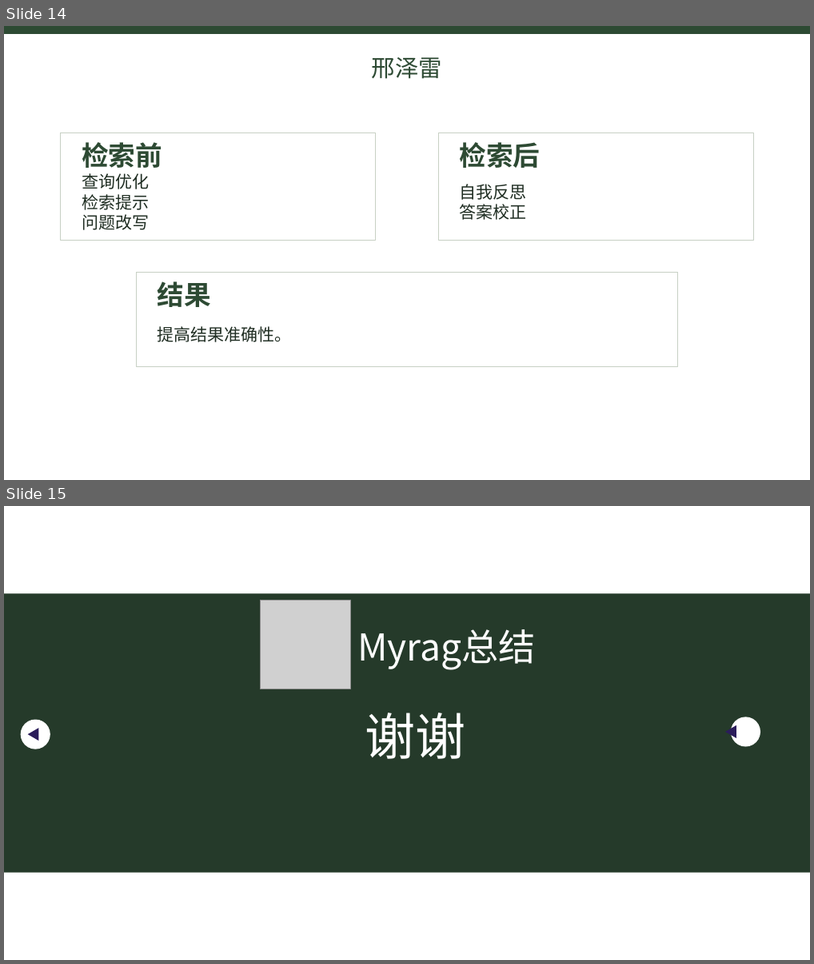
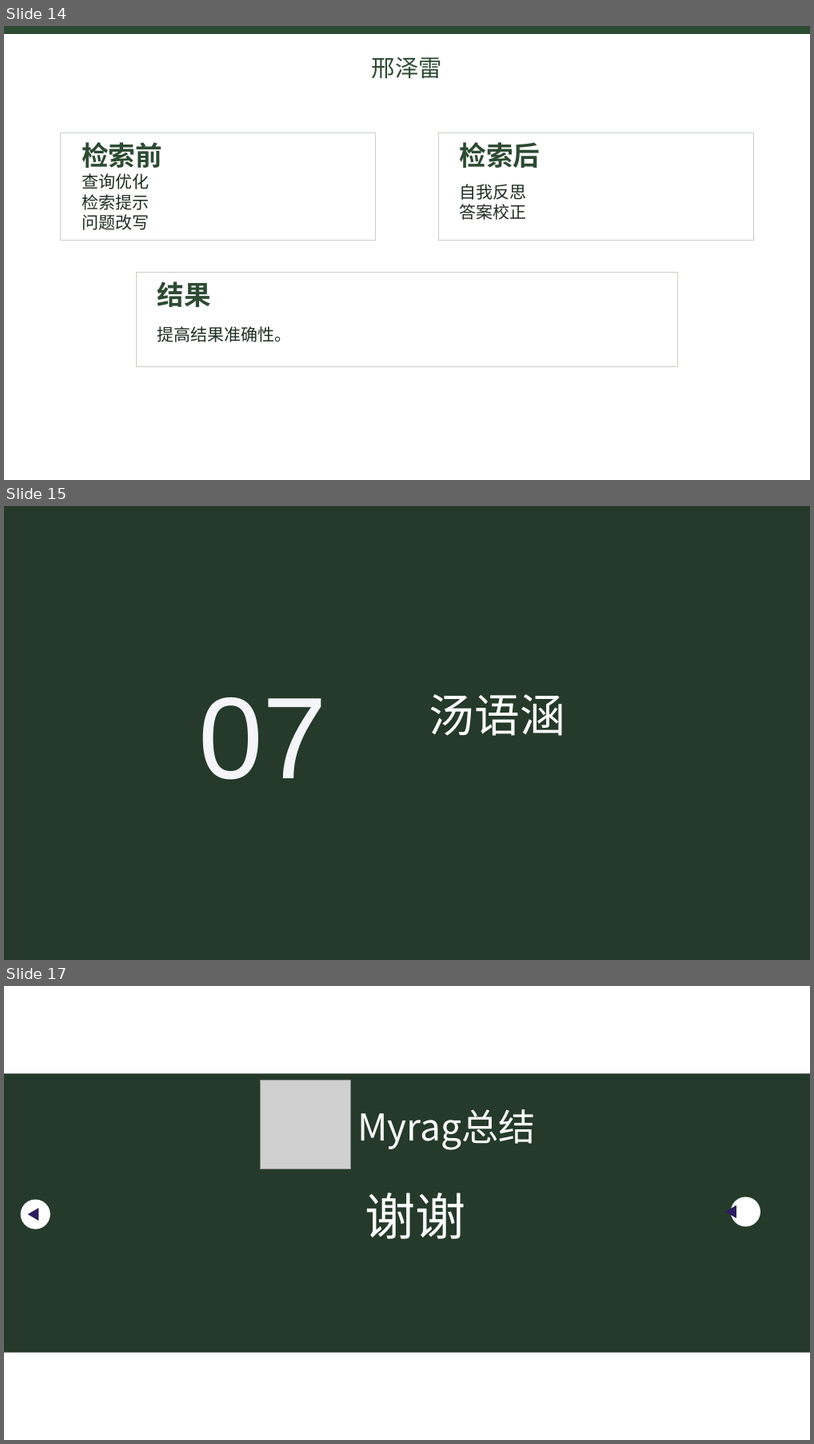
Before and after one commit to fivekilo/myrag, a slide deck: report/搜索引擎总结.pptx. Shown one above the other, each under a label of ours: slides 14 and 15 before the commit, slides 14, 15 and 17 after it; the slides between them are not shown. The pictures are 814x964 and 814x1444 pixels, drawn with LibreOffice and Linux fonts; fonts in the diff are those of the drawing; grey boxes stand for pictures. Boxes give left, top, right and bottom in pixels: in the first picture for what was removed or moved away, otherwise in the second. Text is boxed around its words. In the diff, an @@ line names an element or a change of style, - is before the commit and + after.

Commit message:
汤语涵部分

```diff
--- a/report/搜索引擎总结.pptx
+++ b/report/搜索引擎总结.pptx
@@ slide 15 added at box(4, 506, 810, 960), background #253A2A @@
@@ text added at box(198, 697, 327, 780), 138 pt, text #F5F4F9 @@
+07
@@ text added at box(430, 694, 566, 736), 54 pt, text #FFFFFF @@
+汤语涵
@@ what was slide 15 is now slide 17 @@
```
Also in this commit, not shown: 1 other slide added, 1 other file.
